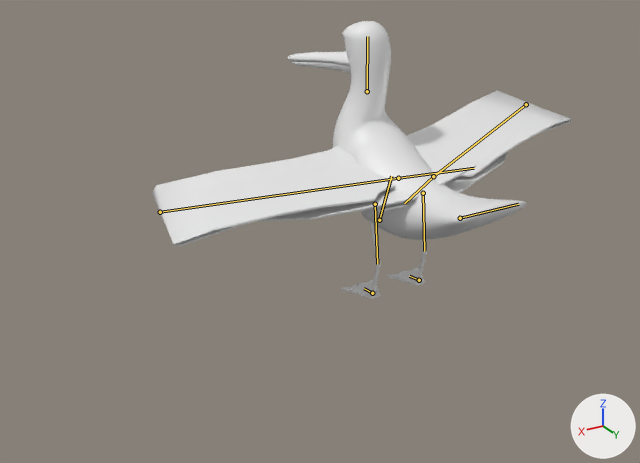
The FBX model Assets/Assets fatti da noi/Modelli/Gabbiano.fbx, before and after one commit.
One viewpoint serves both versions: a camera (50 mm lens) standing at (1.36, 1.99, 0.92) and looking at (0.14, -0.04, -0.09). Lighting does not change. The marker at lower right points along +X, +Y and +Z. Both versions are drawn at frame 1 of the action 'Armatura Gabbiano|Sguardo a sinistra'; the numbers are the values there. The bones that change are drawn over the model as lines.

Objects in the first picture: 'Ala.L.001', 'Ala.R.001', 'Becco giù', 'Becco sù', 'Gamba.L', 'Gamba.R', 'NUovo corpo'.
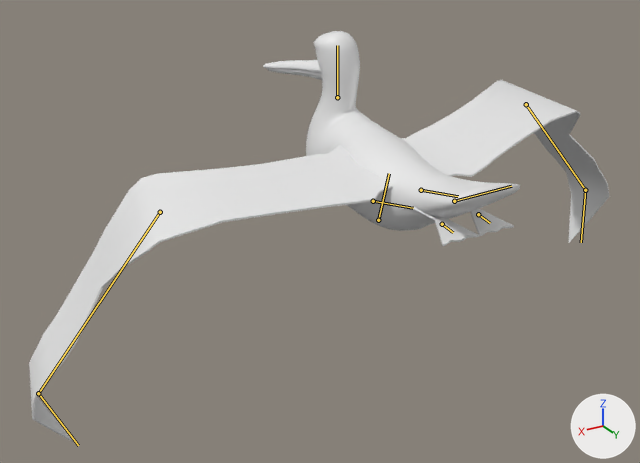
Where the change shows, as pixel boxes (x1, y1, x2, y2) in the pictures (640 x 463 px):
'Ala.L.001', posed (12% wider, 195% taller): before (152, 146, 476, 246); after (29, 145, 393, 442)
'NUovo corpo', posed (11% wider, 9% shorter): before (333, 21, 526, 240); after (306, 31, 520, 231)
'Ala.R.001', posed (8% wider, 33% taller): before (379, 90, 572, 212); after (401, 80, 609, 243)
'Gamba.L', posed: before (342, 220, 381, 299); after (400, 206, 479, 246)
'Gamba.R', posed: before (388, 240, 427, 285); after (470, 209, 514, 236)
'Becco sù', posed (6% narrower, 7% shorter): before (287, 51, 350, 65); after (263, 60, 322, 73)
'Becco giù', posed (8% narrower, 7% shorter): before (291, 60, 351, 73); after (267, 68, 322, 80)
bone 'Corpo', root to tip: before (379, 220) to (391, 176); after (378, 220) to (389, 173)
bone 'Leg.L', root to tip: before (375, 204) to (377, 264); after (373, 201) to (413, 208)
bone 'Leg.R', root to tip: before (423, 193) to (424, 251); after (421, 190) to (458, 196)
bone 'Legtarget.L', root to tip: before (372, 293) to (364, 288); after (442, 224) to (453, 232)
bone 'Legtarget.R', root to tip: before (419, 280) to (409, 276); after (478, 214) to (490, 223)
bone 'Wing3.L', root to tip: before (160, 212) to (398, 178); after (160, 212) to (38, 393)
bone 'Wing4.L', root to tip: before (398, 178) to (474, 168); after (38, 393) to (78, 445)
bone 'Wing3.R', root to tip: before (526, 104) to (433, 176); after (526, 104) to (585, 190)
bone 'Wing4.R', root to tip: before (433, 176) to (404, 203); after (585, 190) to (581, 242)
bone 'Coda', root to tip: before (460, 218) to (518, 204); after (454, 201) to (511, 186)
bone 'Testa', root to tip: before (367, 91) to (367, 36); after (337, 97) to (337, 45)

The edits, one by one:
Bone 'Corpo' (bone_corpo) moves from (0.0, 0.0, 0.0) to (0.002, 0.0, 0.0).
Bone 'Corpo' (bone_corpo) turns from (0, 0, 0) to (4, 0, 0) degrees about its own x, y and z.
Bone 'Leg.L' (bone_leg_l) turns from (0, 0, 0) to (91, -3, 6) degrees about its own x, y and z.
Bone 'Leg.R' (bone_leg_r) turns from (0, 0, 0) to (91, 2, -5) degrees about its own x, y and z.
Bone 'Legtarget.L' (bone_legtarget_l) moves from (0.0, 0.0, 0.0) to (-0.023, -0.296, -0.265).
Bone 'Legtarget.L' (bone_legtarget_l) turns from (0, 0, 0) to (164, 0, 0) degrees about its own x, y and z.
Bone 'Legtarget.R' (bone_legtarget_r) moves from (0.0, 0.0, 0.0) to (0.023, -0.296, -0.265).
Bone 'Legtarget.R' (bone_legtarget_r) turns from (0, 0, 0) to (164, 0, 0) degrees about its own x, y and z.
Bone 'Wing3.L' (bone_wing3_l) turns from (-32, 26, 169) to (23, 20, -40) degrees about its own x, y and z.
Bone 'Wing4.L' (bone_wing4_l) turns from (0, 0, -3) to (8, 12, -60) degrees about its own x, y and z.
Bone 'Wing3.R' (bone_wing3_r) turns from (-32, -26, -169) to (23, -20, 40) degrees about its own x, y and z.
Bone 'Wing4.R' (bone_wing4_r) turns from (0, 0, 3) to (8, -12, 60) degrees about its own x, y and z.
Bone 'Coda' (bone_coda) moves from (0.0, 0.0, 0.0) to (0.0, -0.007, 0.044).
Bone 'Testa' (bone_testa) moves from (0.0, 0.0, 0.0) to (0.0, -0.051, 0.153).
